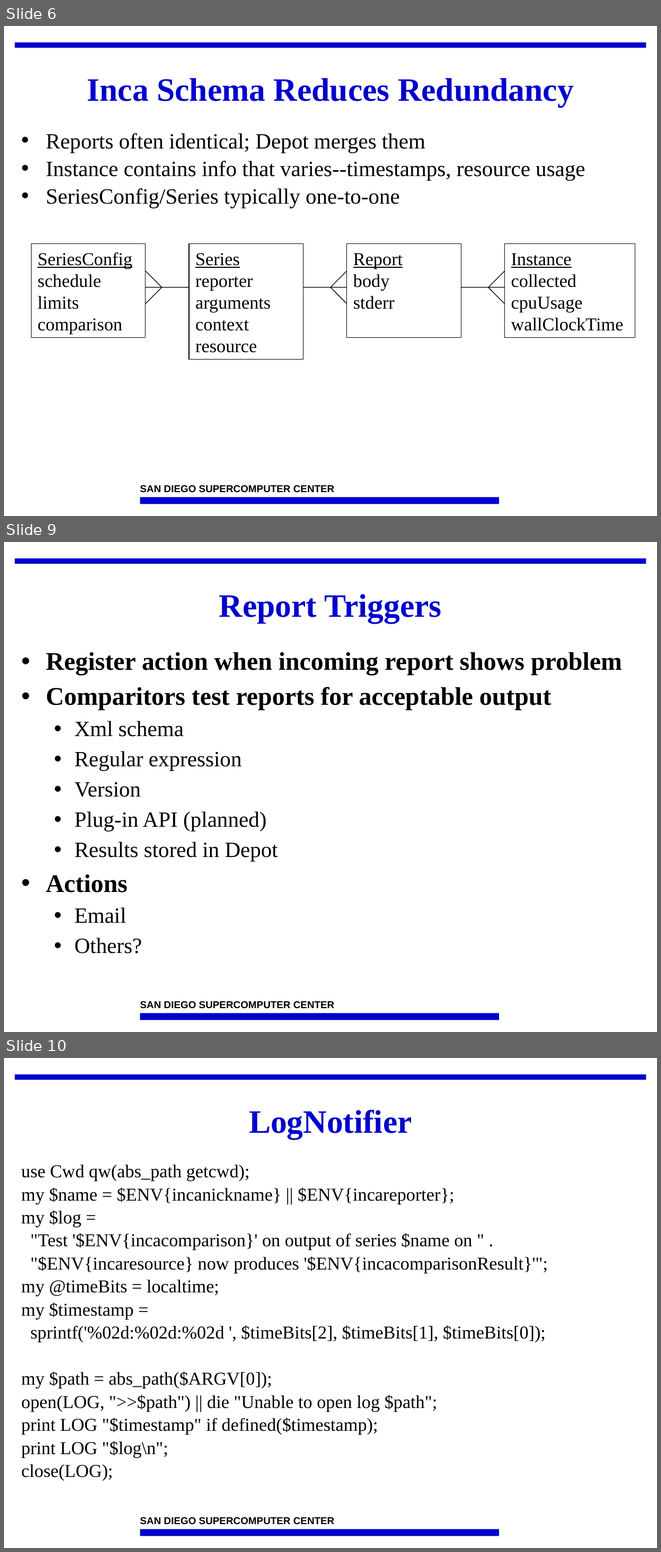
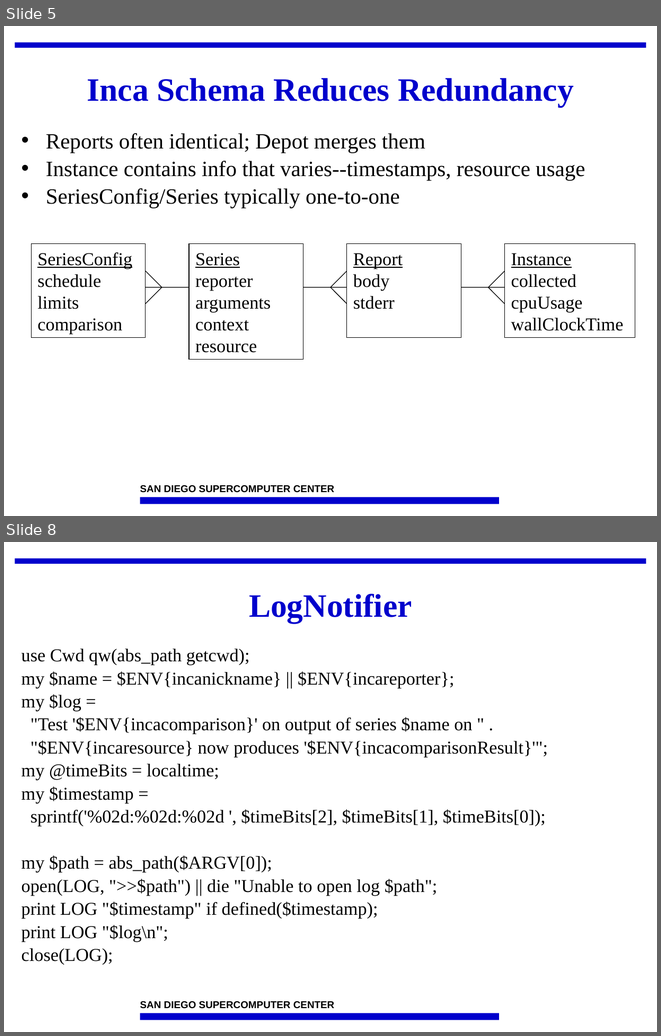
Before and after one commit to IncaProject/inca-xsede, a slide deck: talks/2008workshop/depot.ppt. Shown one above the other, each under a label of ours: slides 6, 9 and 10 before the commit, slides 5 and 8 after it; the slides between them are not shown. The pictures are 661x1552 and 661x1036 pixels, drawn with LibreOffice and Linux fonts; fonts in the diff are those of the drawing; background and template pictures are left out. Boxes give left, top, right and bottom in pixels: in the first picture for what was removed or moved away, otherwise in the second. Text is boxed around its words. In the diff, an @@ line names an element or a change of style, - is before the commit and + after.

```diff
--- a/talks/2008workshop/depot.ppt
+++ b/talks/2008workshop/depot.ppt
@@ slide 9 removed at bbox=[4, 542, 657, 1032], background #FFFFFF; not listed: 3 template elements that a slide beside it also shows @@
@@ title removed at bbox=[219, 594, 442, 623] @@
-Report Triggers
@@ text removed at bbox=[46, 652, 622, 953] @@
-• Register action when incoming report shows problem
-• Comparitors test reports for acceptable output
-  • Xml schema
-  • Regular expression
-  • Version
-  • Plug-in API (planned)
-  • Results stored in Depot
-• Actions
-  • Email
-  • Others?
@@ what was slide 6 is now slide 5 @@
@@ what was slide 10 is now slide 8 @@
```
Also in this commit, not shown: 5 slides changed, 2 slides added, 1 other slide removed.
